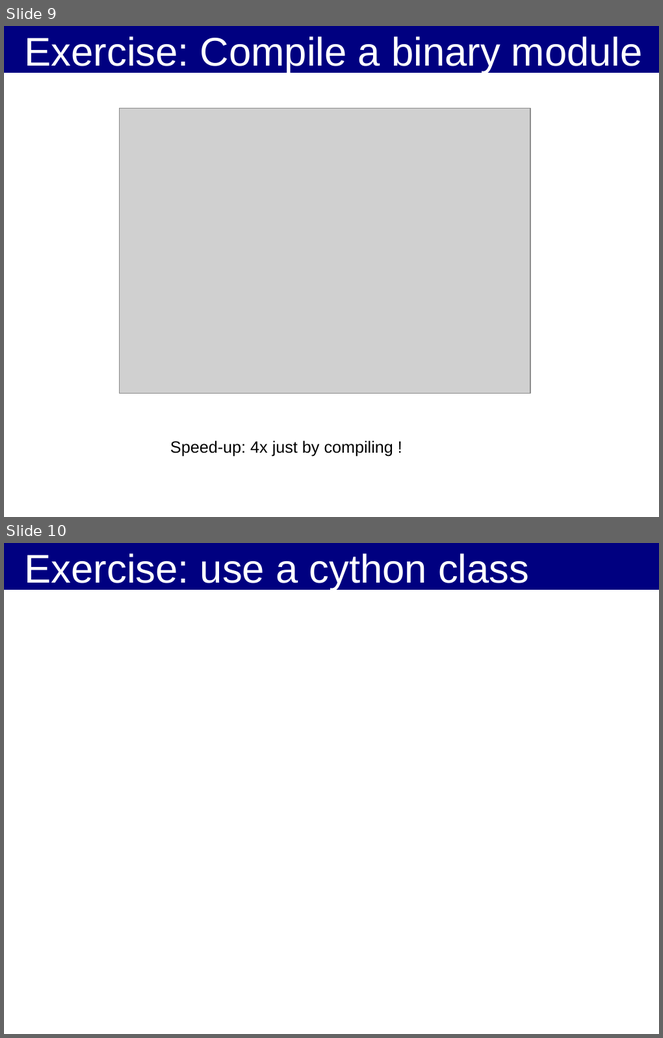
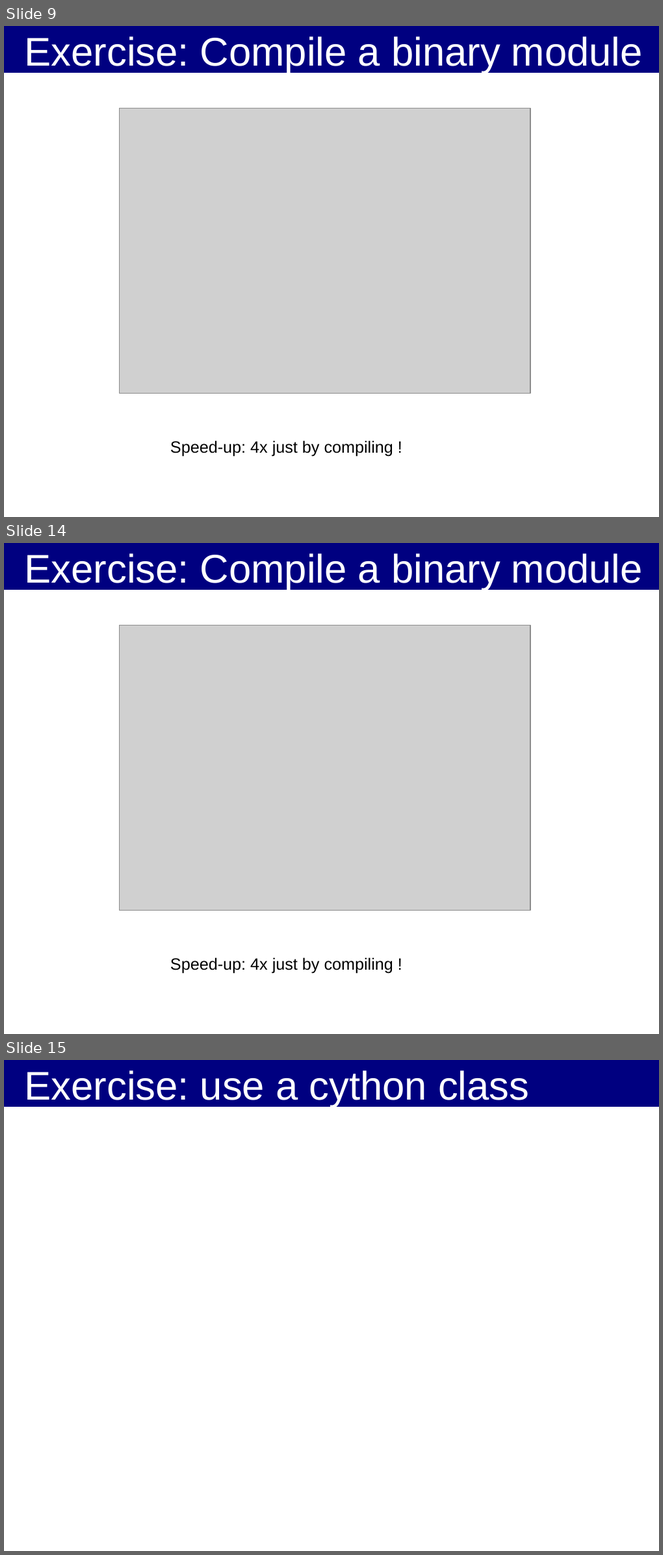
Before and after one commit to kif/HPP, a slide deck: Cython_OpenCL.odp. Shown one above the other, each under a label of ours: slides 9 and 10 before the commit, slides 9, 14 and 15 after it; the slides between them are not shown. The pictures are 663x1038 and 663x1555 pixels, drawn with LibreOffice and Linux fonts; fonts in the diff are those of the drawing; grey boxes stand for pictures; background and template pictures are left out. Boxes give left, top, right and bottom in pixels: in the first picture for what was removed or moved away, otherwise in the second. Text is boxed around its words. In the diff, an @@ line names an element or a change of style, - is before the commit and + after.

```diff
--- a/Cython_OpenCL.odp
+++ b/Cython_OpenCL.odp
@@ slide 14 added at (4,543,659,1034), background #FFFFFF; not listed: 1 template element that a slide beside it also shows @@
@@ title added at (25,553,643,590), 44 pt, text #FFFFFF @@
+Exercise: Compile a binary module
@@ picture added at (119,626,530,910) @@
@@ text added at (170,958,393,973), 18 pt, text #000000 @@
+Speed-up: 4x just by compiling !
@@ what was slide 10 is now slide 15 @@
```
Also in this commit, not shown: 4 slides changed, 4 other slides added.
